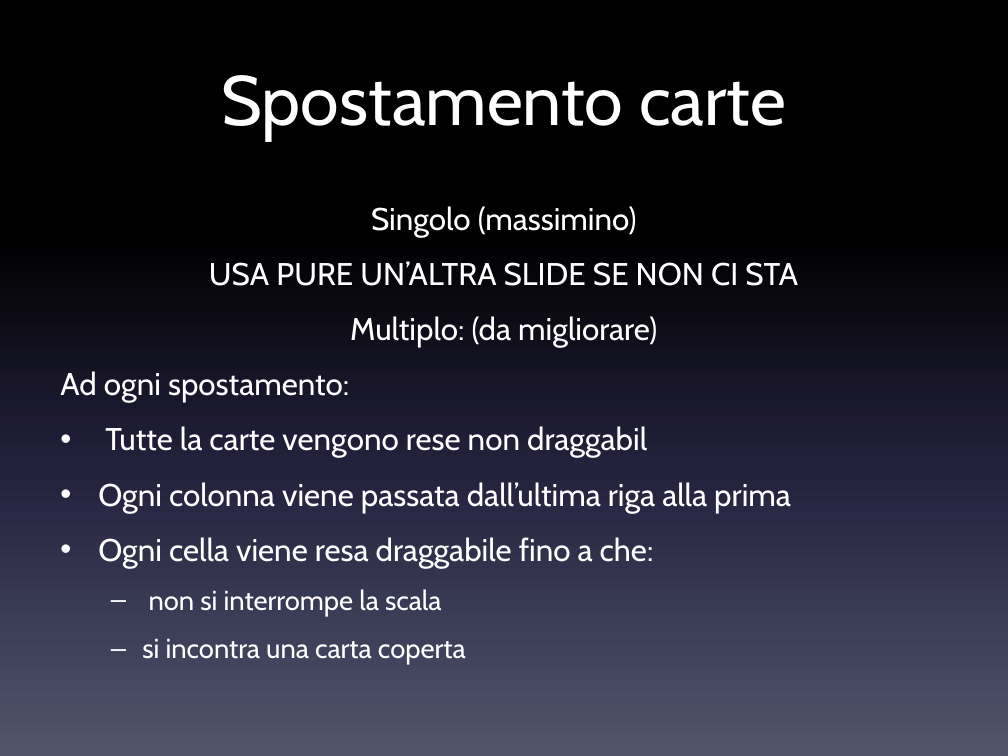
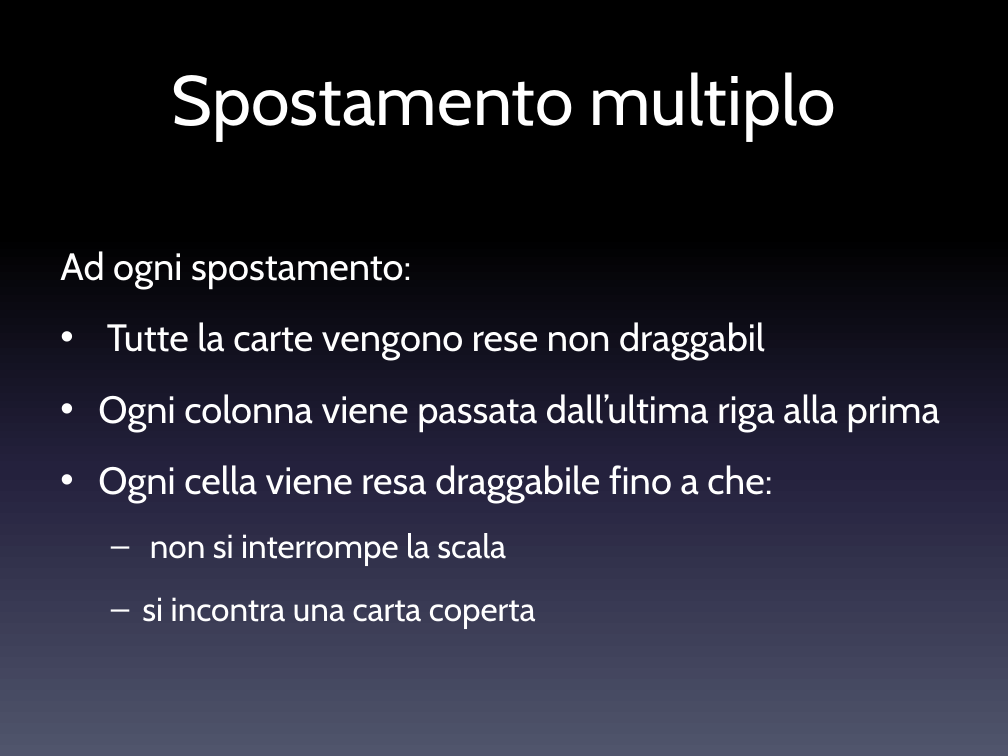
Before and after one commit to danielegenta/ProjectTPSI_Spider, a slide deck: slide 10 of Presentazione_Spider.pptx (slide 9 before the commit). Drawn at 1008x756 pixels with LibreOffice and Linux fonts; fonts in the diff are those of the drawing. Boxes give left, top, right and bottom in pixels: in the first picture for what was removed or moved away, otherwise in the second. Text is boxed around its words. In the diff, an @@ line names an element or a change of style, - is before the commit and + after.

```diff
--- a/Presentazione_Spider.pptx
+++ b/Presentazione_Spider.pptx
@@ title at (172, 72, 835, 141): text changed @@
-Spostamento carte
+Spostamento multiplo
@@ text "Ad ogni spostamento:" at (60, 251, 940, 629): size 22.4 to 27.2 pt in "Ad ogni spostamento:", "Tutte la carte vengono rese non draggabil", "Ogni colonna viene passata dall’ultima riga alla ...", "Ogni cella viene resa draggabile fino a ..."; size 19.6 to 23.8 pt in "non si interrompe la scala", "si incontra una carta coperta"; line spacing 1.3 to 1.4 @@
@@ text at (209, 206, 798, 347): paragraphs removed @@
-Singolo (massimino)
-USA PURE UN’ALTRA SLIDE SE NON CI STA
-Multiplo: (da migliorare)
```
Also in this commit, not shown: 6 other slides changed, 4 slides added, 1 slide removed, 1 other file.
